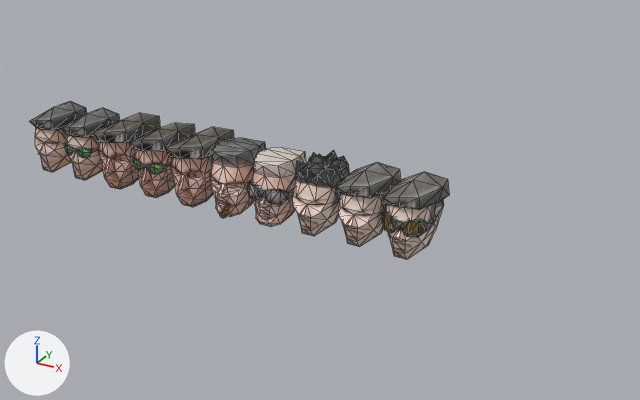
What one commit did to the Blender file base/models/soldiers/male/headhunt.blend.
Rendered twice from a 50 mm camera at (24.1, -72.9, 38.0) aimed at (-16.0, 0.1, 1.5). The lights are fixed; the arrows at lower left show +X, +Y and +Z. Mesh edges are drawn as thin lines.

The first picture shows 'head01a', 'head01b', 'head02a', 'head02b', 'head03', 'head03a', 'head03b', 'head04a', 'head04b', 'head04c'.
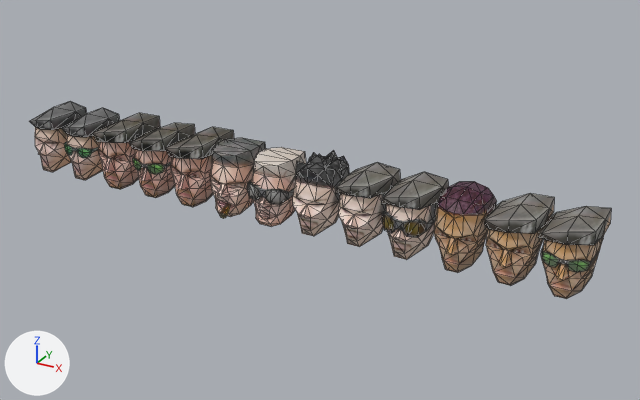
The newer file is also turned or shifted as a whole; pictures and numbers use the older file's frame.

Boxes (x1, y1, x2, y2) around the edits, measured in the pictures (640 x 400 px):
'head05c', added
    after: (538, 206, 611, 299)
'head05b', added
    after: (483, 193, 554, 286)
'head05a', added
    after: (434, 182, 496, 273)

The change in detail:
Picture 'head05a.jpg' (img_head05a_jpg) is new.
Picture 'head05b.jpg' (img_head05b_jpg) is new.
Material 'head05a.jpg' (mat_head05a_jpg) is new.
Its texture is img_head05a_jpg.
Material 'head05b.jpg' (mat_head05b_jpg) is new.
Its texture is img_head05b_jpg.
Mesh me_mesh_012 is new.
It has 92 vertices, 181 faces and spans x -2.26..2.27, y -5.04..1.95, z -0.83..6.73.
It uses material mat_head05a_jpg (picture img_head05a_jpg).
Mesh me_mesh_013 is new.
It has 102 vertices, 181 faces and spans x -3.19..2.64, y -5.09..2.74, z -0.81..6.46.
It uses material mat_head05b_jpg (picture img_head05b_jpg).
Mesh me_mesh_014 is new.
It has 146 vertices, 223 faces and spans x -3.19..2.5, y -5.07..2.62, z -0.78..6.49.
It uses material mat_head05b_jpg (picture img_head05b_jpg).
Object 'head05a' (ob_head05a) is new; it shows me_mesh_012.
Its location is (0.0, 0.0, 0.0).
Object 'head05b' (ob_head05b) is new; it shows me_mesh_013.
Its location is (5.0, 0.0, 0.0).
Object 'head05c' (ob_head05c) is new; it shows me_mesh_014.
Its location is (10.0, 0.0, 0.0).
